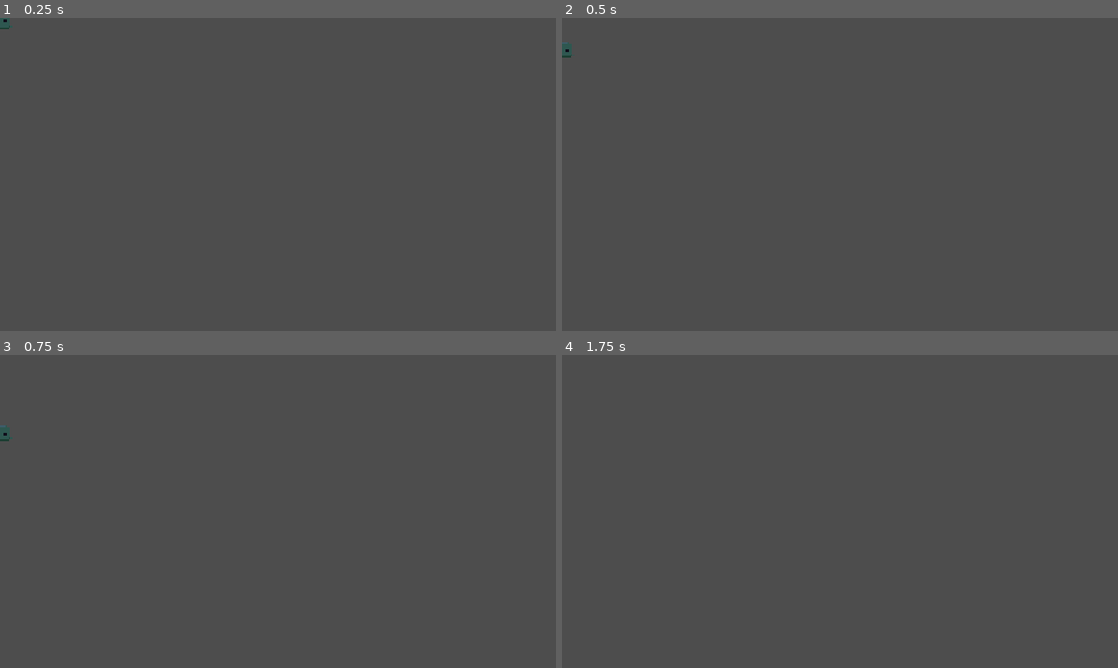
Above: before the commit, frames 1-4 (two rows, left to right).
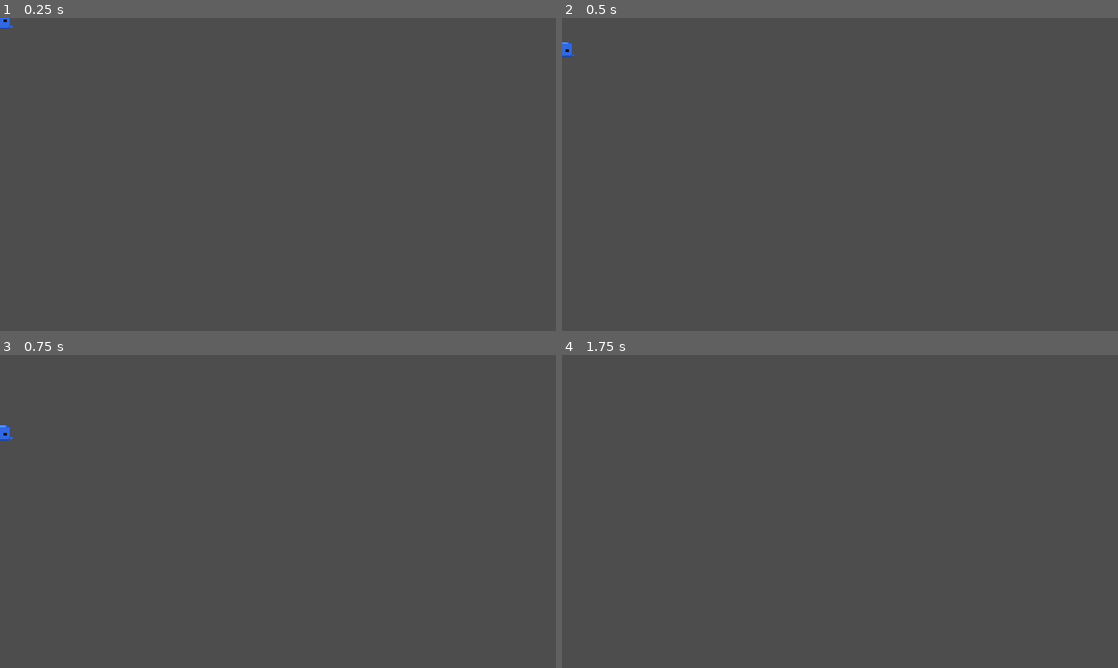
Above: after the commit, the same moments.

Repository: Nornttyy/tielaruia
Game: Godot game, scene res://scenes/entities/king_slime.tscn
Same seed, same stepped clock (60 frames per second), same inputs: the game is played once before the commit and once after it. This scene is started directly instead of the project's main scene.
Inputs (mouse positions are in pixels of both pictures, inside the frame that each line leads up to):
- Up to frame 1 (0.25 s): no input
- Up to frame 2 (0.5 s): no input
- Up to frame 3 (0.75 s): tap Enter at 0.5 s; move the mouse to (400, 495) at 0.52 s; hold D (move_right) from 0.53 s (still down); tap E (interact) at 0.6 s; click (400, 495) at 0.67 s
- Up to frame 4 (1.75 s): tap Space (jump) at 0.77, 1.07 s; release D (move_right) at 1.25 s; drag from (728, 527) to (812, 574) at 1.27 s

The runs differ from the first frame. In frame 1, less than 0.1% of the frame differs, in the area x 0-3%, y 0-4%; in frame 2, less than 0.1%; in frame 3, less than 0.1%, in the area x 0-3%, y 22-28%; in frame 4, nothing differs.

Commit message:
feat(art): 史莱姆+王变蓝 · 床加大(头板) · 王碰撞跟身体缩放
- 史莱姆调色板 绿→蓝; 史莱姆王共用同套图, modulate 改亮蓝(boss 更亮一档区分)
- 床: 加左侧高头板填满格子, 不再只占下半格显得小
- 王碰撞: 之前固定 40×32 不跟 _apply_scale(2~4x) 放大 → 满血大王碰撞偏小难打中.
  改基础 13×11 + 碰撞跟 sprite 一起缩放 (≈26~52px 贴合身体)
- render_verify.gd: 一次性目视渲染工具

Co-Authored-By: Claude Opus 4.8 (1M context) <noreply@anthropic.com>

Diff:
--- a/scenes/entities/king_slime.tscn
+++ b/scenes/entities/king_slime.tscn
@@ -3,7 +3,7 @@
 [ext_resource type="Script" path="res://scripts/entities/king_slime.gd" id="1_ks"]
 
 [sub_resource type="RectangleShape2D" id="RectangleShape2D_ks"]
-size = Vector2(40, 32)
+size = Vector2(13, 11)
 
 [node name="KingSlime" type="CharacterBody2D"]
 script = ExtResource("1_ks")
--- a/scripts/art/blocks_art.gd
+++ b/scripts/art/blocks_art.gd
@@ -1608,11 +1608,11 @@
 # 床: 16x16 横放矩形, 透明上半 + 下方床体. 左端白枕头, 中右红被子, 木框.
 const _BED := [
 	"................",
-	"................",
-	"................",
-	"................",
-	"................",
-	"................",
+	".BB.............",
+	".Bb.............",
+	".Bb.............",
+	".Bb.............",
+	".Bb.............",
 	".BBBBBBBBBBBBBB.",
 	"BbWWwRRHRRRRRRrB",
 	"BbWWWRRRRRRHRRrB",
--- a/scripts/art/slime_art.gd
+++ b/scripts/art/slime_art.gd
@@ -6,9 +6,9 @@
 
 const PALETTE := {
 	".": Color(0, 0, 0, 0),
-	"g": Color8(76, 175, 80),    # 基色绿
-	"G": Color8(46, 125, 50),    # 阴影
-	"h": Color8(102, 187, 106),  # 高光
+	"g": Color8(70, 130, 205),   # 基色蓝
+	"G": Color8(40, 90, 160),    # 阴影 (深蓝)
+	"h": Color8(125, 180, 235),  # 高光 (浅蓝)
 	"e": Color8(26, 26, 26),     # 眼
 }
 
--- a/scripts/entities/king_slime.gd
+++ b/scripts/entities/king_slime.gd
@@ -39,6 +39,7 @@
 var _minion_timer: float = MINION_INTERVAL
 
 @onready var sprite: AnimatedSprite2D = $AnimatedSprite2D
+@onready var _collision: CollisionShape2D = $CollisionShape2D
 
 
 func _ready() -> void:
@@ -46,7 +47,7 @@
 	current_health = max_health
 	sprite.sprite_frames = ArtCache.slime_frames
 	sprite.play("idle")
-	sprite.modulate = Color(0.6, 0.5, 1.0)
+	sprite.modulate = Color(0.7, 0.8, 1.1)  # 偏亮蓝 (boss 比普通蓝史莱姆更亮一档, 一眼区分)
 	add_to_group("king_slime")
 	add_to_group("slimes")
 	add_to_group("boss")
@@ -67,6 +68,9 @@
 func _apply_scale() -> void:
 	var s: float = lerp(SCALE_LOW, SCALE_FULL, _hp_ratio())
 	sprite.scale = Vector2(s, s)
+	# 碰撞框跟着身体一起缩放. 之前固定 40×32 不跟着大, 满血大王身子大碰撞小 → 难打中.
+	if _collision != null:
+		_collision.scale = Vector2(s, s)
 
 
 # 当前跳跃间隔: 血越少越短 (HOP_COOLDOWN_FULL → HOP_COOLDOWN_LOW)
--- /dev/null
+++ b/scripts/tools/render_verify.gd
@@ -0,0 +1,27 @@
+# 一次性: 渲染 蓝史莱姆 idle/hop + 新床, 放大存 PNG 供目视.
+extends SceneTree
+const PixelArt = preload("res://scripts/art/pixel_art.gd")
+const SlimeArt = preload("res://scripts/art/slime_art.gd")
+const BlocksArt = preload("res://scripts/art/blocks_art.gd")
+const Z := 10
+
+func _init() -> void:
+	var imgs: Array = []
+	# 史莱姆 idle + hop 两帧 (用 SlimeArt 内部 build)
+	var sf: SpriteFrames = SlimeArt.build_sprite_frames()
+	imgs.append(["slime_idle", sf.get_frame_texture("idle", 0).get_image()])
+	imgs.append(["slime_hop", sf.get_frame_texture("hop", 2).get_image()])
+	imgs.append(["bed", BlocksArt.get_texture(BlocksArt.BED).get_image()])
+	var pad := 8
+	var cellw := 16 * Z
+	var sheet := Image.create(imgs.size() * (cellw + pad) + pad, cellw + pad * 2, false, Image.FORMAT_RGBA8)
+	sheet.fill(Color8(60, 64, 72))
+	for i in imgs.size():
+		var src: Image = imgs[i][1]
+		src.resize(src.get_width() * Z, src.get_height() * Z, Image.INTERPOLATE_NEAREST)
+		var x := pad + i * (cellw + pad)
+		sheet.blend_rect(src, Rect2i(0, 0, src.get_width(), src.get_height()), Vector2i(x, pad))
+		print("[%d] %s  %dx%d" % [i, imgs[i][0], imgs[i][1].get_width(), imgs[i][1].get_height()])
+	sheet.save_png("/tmp/art_preview/verify.png")
+	print("saved /tmp/art_preview/verify.png")
+	quit()
